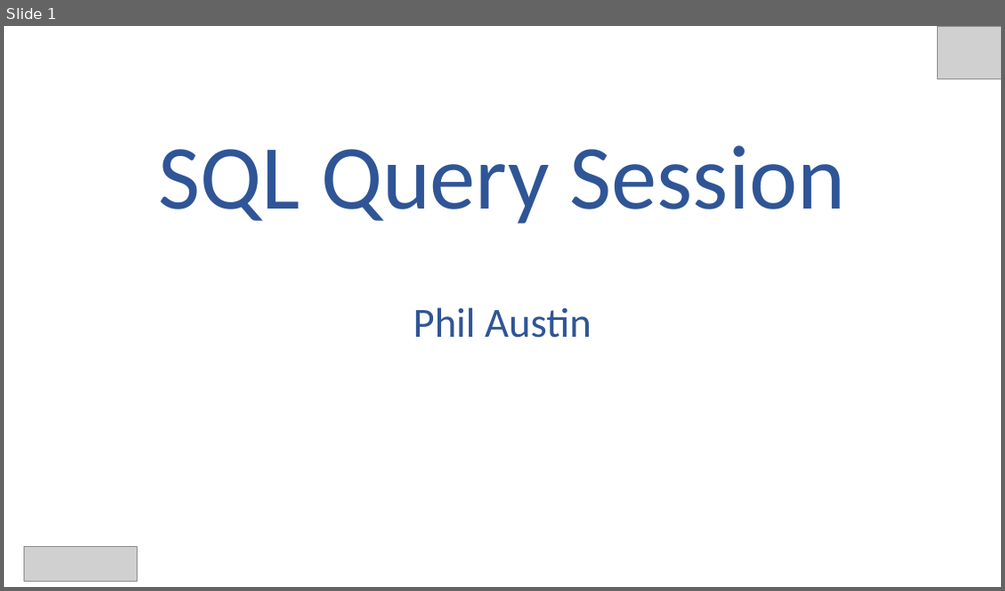
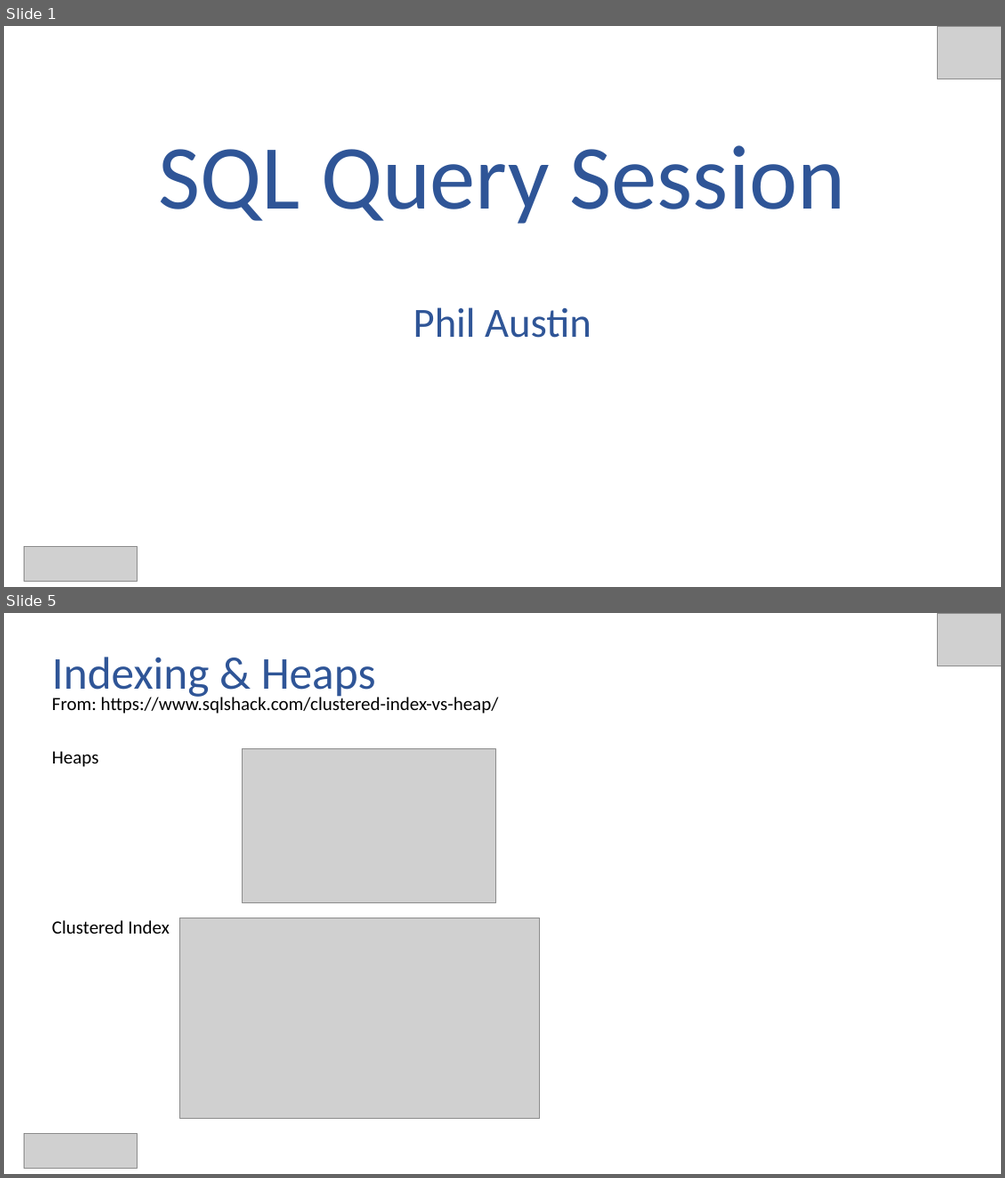
Before and after one commit to phil-a10/Talks, a slide deck: SQL Query Long Talk/Adatis/SQL Query Talk.pptx. Shown one above the other, each under a label of ours: slide 1 before the commit, slides 1 and 5 after it; the slides between them are not shown. The pictures are 1005x591 and 1005x1178 pixels, drawn with LibreOffice and Linux fonts; fonts in the diff are those of the drawing; grey boxes stand for pictures. Boxes give left, top, right and bottom in pixels: in the first picture for what was removed or moved away, otherwise in the second. Text is boxed around its words. In the diff, an @@ line names an element or a change of style, - is before the commit and + after.

```diff
--- a/SQL Query Long Talk/Adatis/SQL Query Talk.pptx
+++ b/SQL Query Long Talk/Adatis/SQL Query Talk.pptx
@@ slide 5 added at (4, 613, 1001, 1174), background #FFFFFF @@
@@ picture added at (938, 613, 1001, 666) @@
@@ text added at (52, 657, 376, 699), 44 pt, text #2F5597 @@
+Indexing & Heaps
@@ text added at (52, 695, 499, 714), 18 pt, text #000000 @@
+From: https://www.sqlshack.com/clustered-index-vs-heap/
@@ text added at (52, 751, 99, 767), 18 pt, text #000000 @@
+Heaps
@@ picture added at (242, 749, 495, 903) @@
@@ text added at (52, 920, 170, 933), 18 pt, text #000000 @@
+Clustered Index
@@ picture added at (179, 918, 540, 1118) @@
@@ picture added at (24, 1134, 138, 1167) @@
```
Also in this commit, not shown: 2 slides changed, 2 other slides added, 2 other files.
